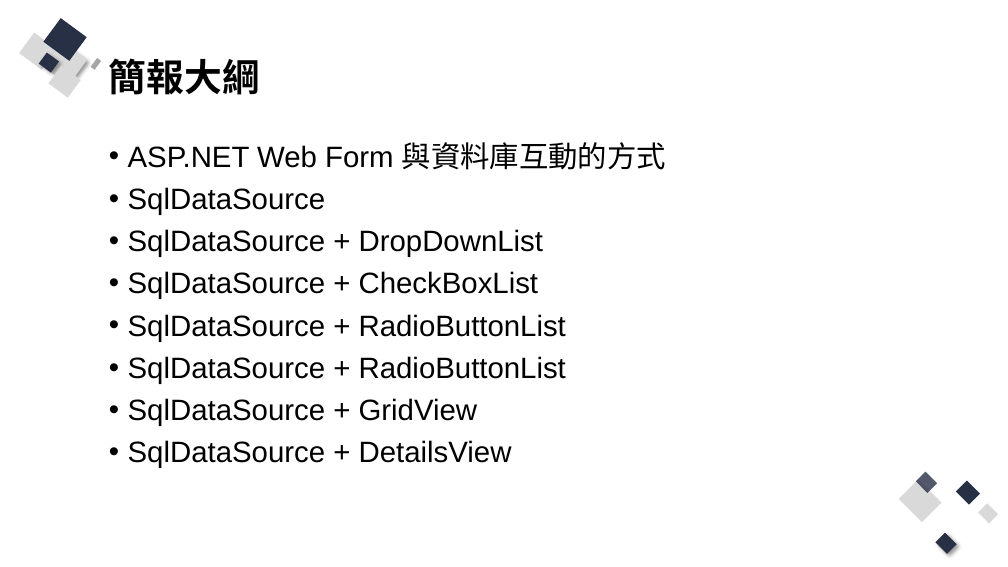
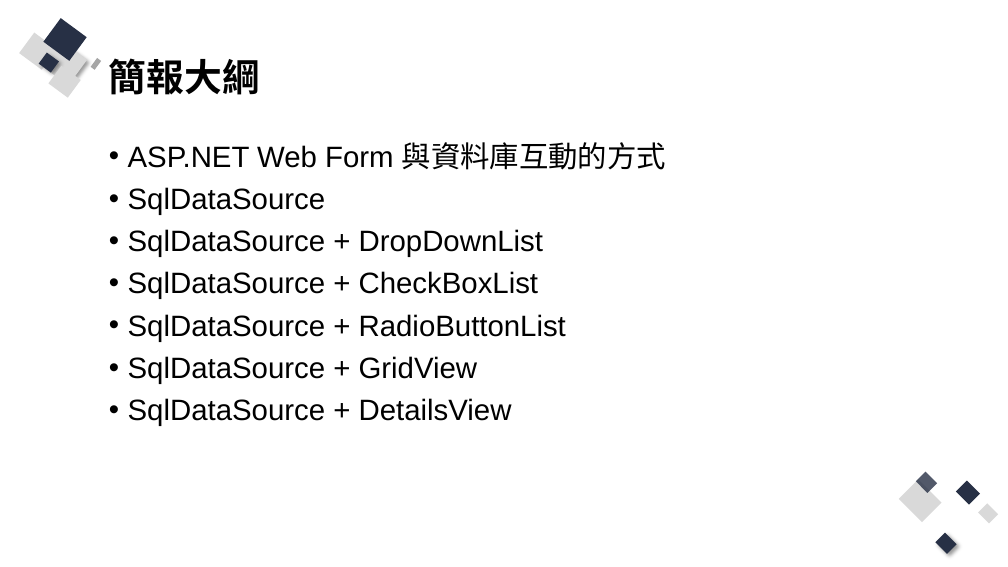
Before and after one commit to Q81JIAXIONG/-, a slide deck: slide 2 of 投影片/3..pptx. Drawn at 1008x567 pixels with LibreOffice and Linux fonts; fonts in the diff are those of the drawing. Boxes give left, top, right and bottom in pixels: in the first picture for what was removed or moved away, otherwise in the second. Text is boxed around its words. In the diff, an @@ line names an element or a change of style, - is before the commit and + after.

Commit message:
調整第一周簡報

```diff
--- a/投影片/3..pptx
+++ b/投影片/3..pptx
@@ text at bbox=[128, 356, 566, 384]: paragraph removed @@
-• SqlDataSource + RadioButtonList
```
Also in this commit, not shown: 1 other slide changed, 23 slides added, 11 other files.
